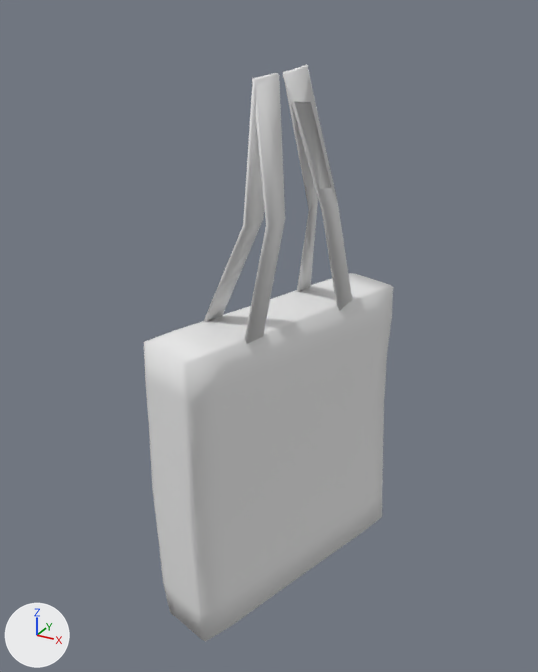
An edit to the glTF model apps/client/public/life/wear-man/extra-tote.glb, drawn before and after from the same camera.
Rendered twice from a 50 mm camera at (0.182, -0.674, 1.507) aimed at (-0.213, 0.045, 1.147). The lights are fixed; the arrows at lower left show +X, +Y and +Z. The older version comes first.

Names of what the first picture shows: 'wear-extra-tote', 'wear-extra-tote-bag'.
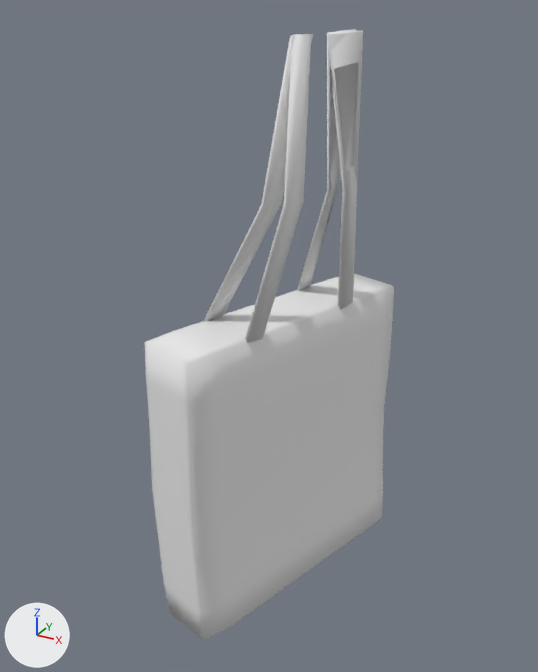
The newer file is also turned or shifted as a whole; pictures and numbers use the older file's frame.

Pixel boxes (x1, y1, x2, y2) of what changed, in the pictures (538 x 672 px):
'wear-extra-tote', reshaped (7% wider, 12% taller): before (203, 64, 352, 344); after (204, 29, 363, 343)

Patch to the scene script:
```diff
--- a/apps/client/public/life/wear-man/extra-tote.glb.py
+++ b/apps/client/public/life/wear-man/extra-tote.glb.py
@@ me_wear_extra_tote @@
 # used by ob_wear_extra_tote; location = (0.0, 0.0, 0.0)
-me_wear_extra_tote.from_pydata(...)  # 48 vertices, 80 faces; spans x -0.266..-0.129, y -0.086..0.146, z 1.169..1.461
+me_wear_extra_tote.from_pydata(...)  # 48 vertices, 80 faces; spans x -0.265..-0.099, y -0.042..0.146, z 1.172..1.489
+# me_wear_extra_tote part 1: 48 of 48 vertices moved; they spanned x -0.266..-0.129, y -0.086..0.146, z 1.169..1.461 and now span x -0.265..-0.099, y -0.042..0.146, z 1.172..1.489; mean shift (0.009, 0.025, 0.016)
 me_wear_extra_tote.materials.append(mat_wear_extra_tote)
```
